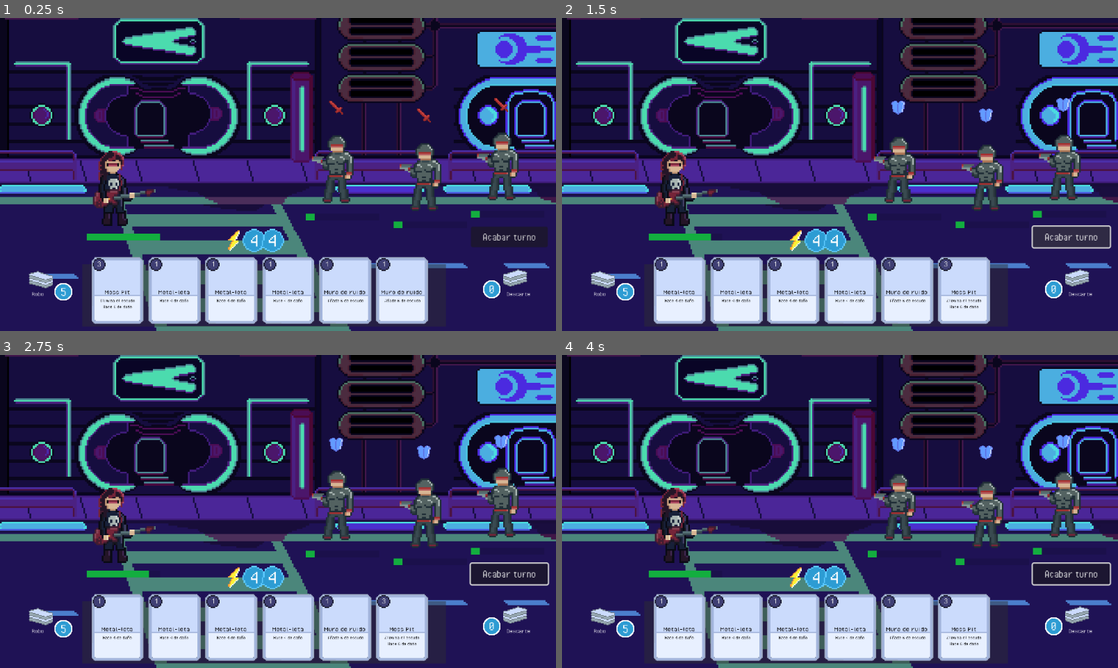
Above: before the commit, frames 1-4 (two rows, left to right).
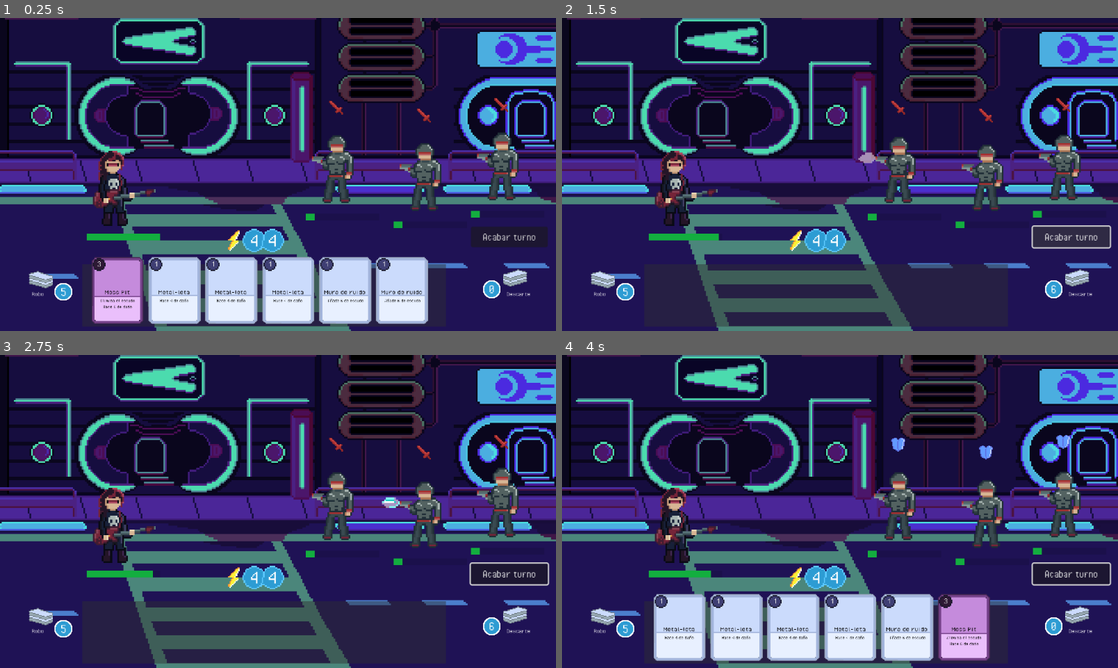
Above: after the commit, the same moments.

Repository: pablo-moreno/cyberdeck
Game: Godot game, scene res://scenes/battle.tscn
The game is run twice, just before and just after one commit, with the same random seed, the same clock (stepped at 60 frames per second) and the same inputs.
Inputs (mouse positions are in pixels of both pictures, inside the frame that each line leads up to):
- Up to frame 1 (0.25 s): no input
- Up to frame 2 (1.5 s): tap Enter at 0.5 s; drag from (678, 180) to (895, 105) at 0.52 s; click "Acabar turno" at 1.25 s
- Up to frame 3 (2.75 s): drag from (339, 502) to (250, 574) at 2.02 s
- Up to frame 4 (4 s): move the mouse to (984, 508) at 2.77 s; click (984, 508) at 2.92 s; drag from (1062, 498) to (673, 464) at 3.52 s

The runs differ from the first frame. In frame 1, 2.0% of the frame differs, in the area x 16-26%, y 76-98%; in frame 2, 12%; in frame 3, 13%, in the area x 16-92%, y 25-98%; in frame 4, 2.4%.

Commit message:
feat: added shoot animation

Diff:
--- a/scenes/cards/metalgirl/mosspit.tscn
+++ b/scenes/cards/metalgirl/mosspit.tscn
@@ -7,6 +7,7 @@
 [node name="Mosspit" type="Node"]
 script = ExtResource("1_w4d46")
 card_name = "Moss Pit"
+type = 1
 metadata/_custom_type_script = "uid://2k4h1j2357l6"
 
 [node name="RemoveEnemyShieldEffect" type="Node" parent="."]
--- a/scenes/enemies/enemy.tscn
+++ b/scenes/enemies/enemy.tscn
@@ -90,35 +90,59 @@
 
 [sub_resource type="AtlasTexture" id="AtlasTexture_e4ejd"]
 atlas = ExtResource("2_jt03m")
+region = Rect2(1008, 0, 48, 64)
+
+[sub_resource type="AtlasTexture" id="AtlasTexture_7v5dn"]
+atlas = ExtResource("2_jt03m")
 region = Rect2(48, 0, 48, 64)
 
-[sub_resource type="AtlasTexture" id="AtlasTexture_7v5dn"]
+[sub_resource type="AtlasTexture" id="AtlasTexture_8ma66"]
 atlas = ExtResource("2_jt03m")
 region = Rect2(96, 0, 48, 64)
 
-[sub_resource type="AtlasTexture" id="AtlasTexture_8ma66"]
+[sub_resource type="AtlasTexture" id="AtlasTexture_emj2s"]
 atlas = ExtResource("2_jt03m")
 region = Rect2(144, 0, 48, 64)
 
-[sub_resource type="AtlasTexture" id="AtlasTexture_emj2s"]
+[sub_resource type="AtlasTexture" id="AtlasTexture_rhg24"]
 atlas = ExtResource("2_jt03m")
 region = Rect2(192, 0, 48, 64)
 
-[sub_resource type="AtlasTexture" id="AtlasTexture_rhg24"]
+[sub_resource type="AtlasTexture" id="AtlasTexture_xteqa"]
 atlas = ExtResource("2_jt03m")
 region = Rect2(240, 0, 48, 64)
 
-[sub_resource type="AtlasTexture" id="AtlasTexture_xteqa"]
+[sub_resource type="AtlasTexture" id="AtlasTexture_mrpkq"]
 atlas = ExtResource("2_jt03m")
 region = Rect2(288, 0, 48, 64)
 
-[sub_resource type="AtlasTexture" id="AtlasTexture_mrpkq"]
+[sub_resource type="AtlasTexture" id="AtlasTexture_rme1b"]
 atlas = ExtResource("2_jt03m")
 region = Rect2(336, 0, 48, 64)
 
-[sub_resource type="AtlasTexture" id="AtlasTexture_rme1b"]
+[sub_resource type="AtlasTexture" id="AtlasTexture_72k7o"]
 atlas = ExtResource("2_jt03m")
 region = Rect2(384, 0, 48, 64)
+
+[sub_resource type="AtlasTexture" id="AtlasTexture_8jbd4"]
+atlas = ExtResource("2_jt03m")
+region = Rect2(1056, 0, 48, 64)
+
+[sub_resource type="AtlasTexture" id="AtlasTexture_7ob2q"]
+atlas = ExtResource("2_jt03m")
+region = Rect2(1104, 0, 48, 64)
+
+[sub_resource type="AtlasTexture" id="AtlasTexture_pcnli"]
+atlas = ExtResource("2_jt03m")
+region = Rect2(1152, 0, 48, 64)
+
+[sub_resource type="AtlasTexture" id="AtlasTexture_cgkoq"]
+atlas = ExtResource("2_jt03m")
+region = Rect2(1200, 0, 48, 64)
+
+[sub_resource type="AtlasTexture" id="AtlasTexture_tee16"]
+atlas = ExtResource("2_jt03m")
+region = Rect2(1248, 0, 48, 64)
 
 [sub_resource type="SpriteFrames" id="SpriteFrames_nb6gf"]
 animations = [{
@@ -187,16 +211,16 @@
 }, {
 "duration": 1.0,
 "texture": SubResource("AtlasTexture_xiois")
+}, {
+"duration": 1.0,
+"texture": SubResource("AtlasTexture_e4ejd")
 }],
 "loop": false,
 "name": &"dead",
-"speed": 16.0
+"speed": 20.0
 }, {
 "frames": [{
 "duration": 1.0,
-"texture": SubResource("AtlasTexture_e4ejd")
-}, {
-"duration": 1.0,
 "texture": SubResource("AtlasTexture_7v5dn")
 }, {
 "duration": 1.0,
@@ -216,10 +240,72 @@
 }, {
 "duration": 1.0,
 "texture": SubResource("AtlasTexture_rme1b")
+}, {
+"duration": 1.0,
+"texture": SubResource("AtlasTexture_72k7o")
 }],
 "loop": true,
 "name": &"idle",
 "speed": 10.0
+}, {
+"frames": [{
+"duration": 1.0,
+"texture": SubResource("AtlasTexture_8jbd4")
+}, {
+"duration": 1.0,
+"texture": SubResource("AtlasTexture_7ob2q")
+}, {
+"duration": 1.0,
+"texture": SubResource("AtlasTexture_pcnli")
+}, {
+"duration": 1.0,
+"texture": SubResource("AtlasTexture_cgkoq")
+}, {
+"duration": 1.0,
+"texture": SubResource("AtlasTexture_tee16")
+}, {
+"duration": 1.0,
+"texture": SubResource("AtlasTexture_8jbd4")
+}, {
+"duration": 1.0,
+"texture": SubResource("AtlasTexture_7ob2q")
+}, {
+"duration": 1.0,
+"texture": SubResource("AtlasTexture_pcnli")
+}, {
+"duration": 1.0,
+"texture": SubResource("AtlasTexture_cgkoq")
+}, {
+"duration": 1.0,
+"texture": SubResource("AtlasTexture_tee16")
+}, {
+"duration": 1.0,
+"texture": SubResource("AtlasTexture_8jbd4")
+}, {
+"duration": 1.0,
+"texture": SubResource("AtlasTexture_7ob2q")
+}, {
+"duration": 1.0,
+"texture": SubResource("AtlasTexture_pcnli")
+}, {
+"duration": 1.0,
+"texture": SubResource("AtlasTexture_cgkoq")
+}, {
+"duration": 1.0,
+"texture": SubResource("AtlasTexture_tee16")
+}, {
+"duration": 1.0,
+"texture": SubResource("AtlasTexture_tee16")
+}, {
+"duration": 1.0,
+"texture": SubResource("AtlasTexture_tee16")
+}, {
+"duration": 1.0,
+"texture": SubResource("AtlasTexture_tee16")
+}],
+"loop": false,
+"name": &"shoot",
+"speed": 20.0
 }]
 
 [sub_resource type="CapsuleShape2D" id="CapsuleShape2D_4ra3w"]
@@ -233,8 +319,8 @@
 [node name="AnimatedSprite2D" type="AnimatedSprite2D" parent="."]
 scale = Vector2(2, 2)
 sprite_frames = SubResource("SpriteFrames_nb6gf")
-animation = &"dead"
-frame = 11
+animation = &"shoot"
+frame = 17
 frame_progress = 1.0
 
 [node name="CollisionShape2D" type="CollisionShape2D" parent="."]
--- a/scripts/enemies/action.gd
+++ b/scripts/enemies/action.gd
@@ -9,11 +9,10 @@
 
 @export var type: TYPE = TYPE.ATTACK
 @export var texture: CompressedTexture2D = null
-
-@export var animation: String = 'get_damage'
+@export var animation_name: String = 'shoot'
 
 @onready var icon: Sprite2D = $Icon
 
 
 func run(_player: Character, _enemy: Enemy):
-    pass
+    _enemy.animate_action.emit(animation_name)
--- a/scripts/enemies/actions/attack.gd
+++ b/scripts/enemies/actions/attack.gd
@@ -9,5 +9,6 @@
 
 
 func run(player: Character, enemy: Enemy):
+    super(player, enemy)
     var damage = _get_damage_to_apply(player)
     player.health.take_damage(damage)
--- a/scripts/enemies/enemy.gd
+++ b/scripts/enemies/enemy.gd
@@ -30,7 +30,7 @@
     health.damaged.connect(_on_damaged)
     dropable_card_area.dragging_over.connect(_on_dropable_area_dragging_over)
     dropable_card_area.not_dragging.connect(_on_dropable_area_not_dragging)
-    sprite.animation_finished.connect(_emit_death)
+    sprite.animation_finished.connect(_on_animation_finished)
     sprite.play('idle')
 
 
@@ -41,7 +41,6 @@
 func play():
     health.reset_shield()
     _apply_next_action()
-    _end_turn()
 
 func _get_next_action() -> Action:
     var action = actions.get_child(_current_action_index)
@@ -54,7 +53,8 @@
 func _apply_next_action():
     var actions_count = actions.get_child_count()
     var action = _get_next_action()
-    var action_animation = action.animation
+
+    sprite.play(action.animation_name)
     action.run(_player, self)
 
     _current_action_index += 1
@@ -66,14 +66,18 @@
 
 
 func _end_turn():
+    if sprite.animation_finished.is_connected(_end_turn):
+        sprite.animation_finished.disconnect(_end_turn)
+
     turn_ended.emit(self)
-    sprite.animation_finished.disconnect(_end_turn)
-    sprite.play('idle')
+
 
 func _on_dead():
     health_progress_bar.visible = false
     intention_sprite.visible = false
+    is_dead = true
     sprite.play("dead")
+
 
 func _on_damaged(amount: int):
     sprite.play('damaged')
@@ -92,5 +96,15 @@
 func _on_dropable_area_not_dragging() -> void:
     sprite.modulate = Color(Color.WHITE, 1)
 
+
+func _on_animation_finished():
+    sprite.play('idle')
+
+    if is_dead:
+        _emit_death()
+    else:
+        _end_turn()
+
+
 func _emit_death():
     death.emit(self)
Not shown: 1 places in scenes/enemies/enemy.tscn that only renumber resources
Binary file changed: sprites/characters/cyborg-Sheet.png
Binary file changed: sprites/characters/cyborg.aseprite
